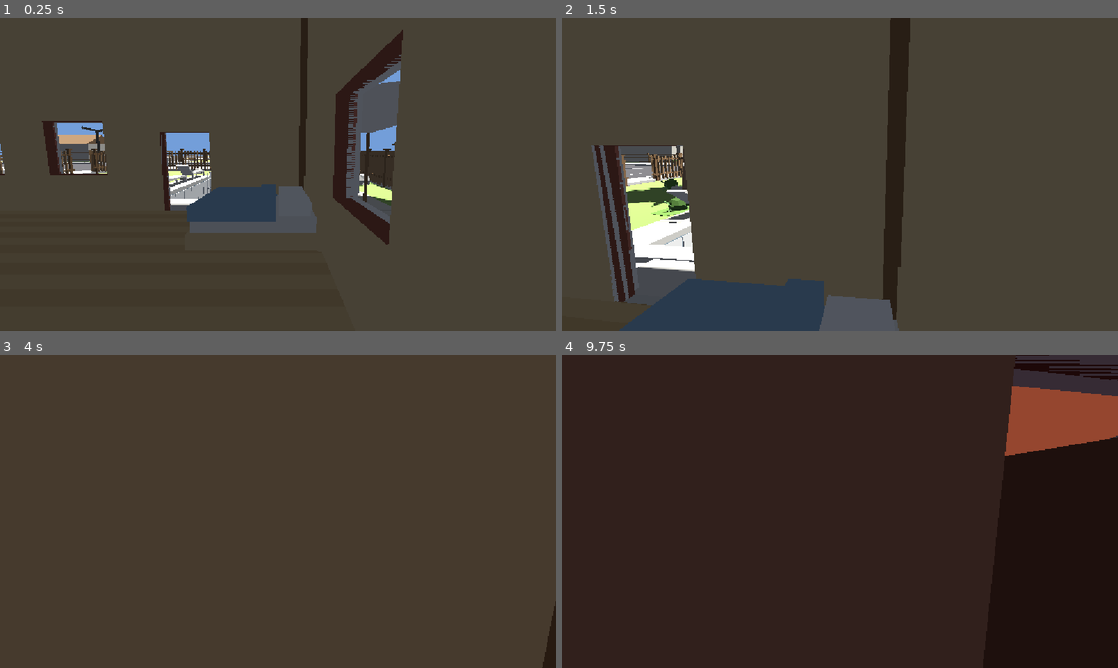
Above: before the commit, frames 1-4 (two rows, left to right).
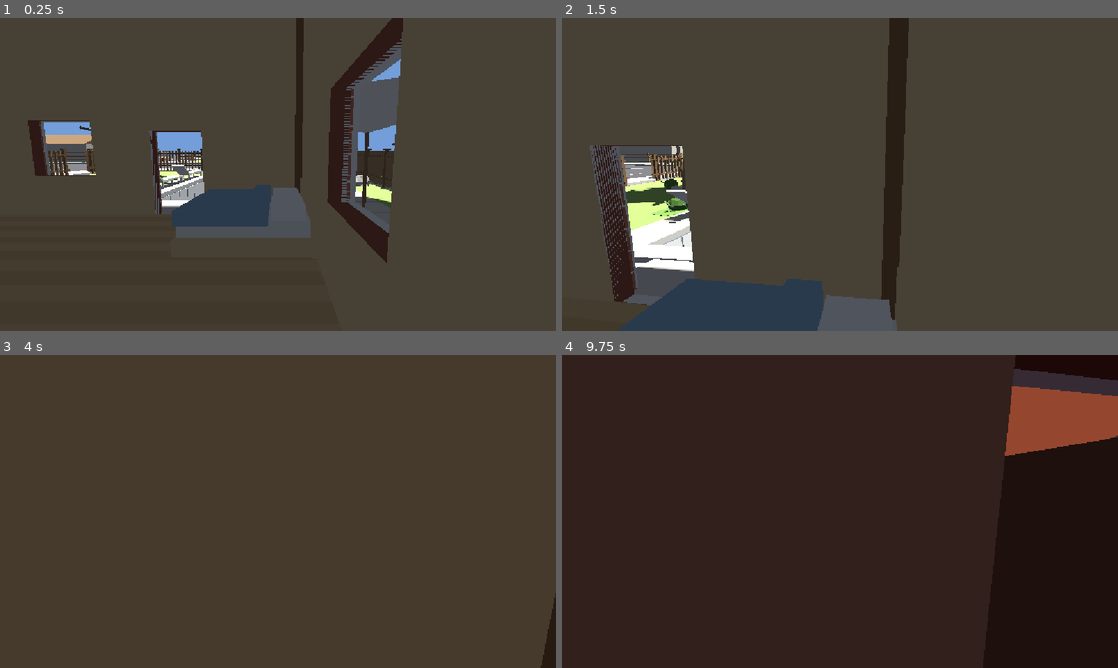
Above: after the commit, the same moments.

Repository: mife-user/drop
Game: Godot game, scene res://scenes/main.tscn
The game is run twice, just before and just after one commit, with the same random seed, the same clock (stepped at 60 frames per second) and the same inputs.
Inputs (mouse positions are in pixels of both pictures, inside the frame that each line leads up to):
- Up to frame 1 (0.25 s): no input
- Up to frame 2 (1.5 s): tap Enter at 0.5 s; move the mouse to (867, 174) at 0.52 s; hold W (move_forward) from 0.53 s (still down); click (867, 174) at 0.6 s; tap Space (jump) at 0.77 s; move the mouse to (812, 174) at 1.27 s; tap M at 1.35 s
- Up to frame 3 (4 s): keep holding W (move_forward); tap Space (jump) at 1.52, 2.75, 3.02, 3.77 s; move the mouse to (289, 505) at 2.02 s; click (289, 505) at 2.1 s; move the mouse to (272, 517) at 2.77 s; tap M at 2.85 s; click (272, 517) at 2.92 s; tap Enter at 3.5 s; move the mouse to (316, 514) at 3.52 s; click (316, 514) at 3.6 s
- Up to frame 4 (9.75 s): move the mouse to (795, 508) at 4.27 s; tap M every 1.5 s from 4.35 to 8.85 s; tap Space (jump) at 4.52, 5, 6.02, 6.77, 7.52, 8, 9.02 s; move the mouse to (845, 511) at 5.02 s; click (845, 511) at 5.1 s; tap Enter at 5.75 s; move the mouse to (817, 505) at 5.77 s; release W (move_forward) at 5.78 s; hold D (move_right) 5.78-6.53 s; move the mouse to (867, 511) at 6.52 s; hold W (move_forward) 6.53-8.78 s; click (867, 511) at 6.6 s; move the mouse to (812, 511) at 7.27 s; click (812, 511) at 7.42 s; move the mouse to (851, 505) at 8.02 s; click (851, 505) at 8.1 s; move the mouse to (834, 517) at 8.77 s; hold A (move_left) 8.78-9.53 s; move the mouse to (878, 514) at 9.52 s; hold W (move_forward) from 9.53 s (still down); click (878, 514) at 9.6 s

The runs differ from the first frame. In frame 1, 7.8% of the frame differs, in the area x 0-73%, y 0-79%; in frame 2, 2.0%; in frame 3, less than 0.1%; in frame 4, 0.6%.

Commit message:
feat:修复水区逻辑
将原本更改CollisionShape3D不变改为可变

Diff:
--- a/scenes/main.tscn
+++ b/scenes/main.tscn
@@ -57,6 +57,7 @@
 ignore_body = NodePath("../主人公")
 
 [node name="场景" parent="." unique_id=800403422 instance=ExtResource("2_0wfyh")]
+transform = Transform3D(1, 0, 0, 0, 1, 0, 0, 0, 1, 0.11413288, -0.008602142, -0.19628358)
 
 [node name="路灯总" type="Node3D" parent="场景" unique_id=584416347]
 
@@ -84,8 +85,8 @@
 shape = SubResource("BoxShape3D_pool_exclusion")
 debug_color = Color(0.7390799, 4.813075e-08, 0.36650893, 0.41960785)
 
-[node name="吸水区" parent="场景" unique_id=880080188 instance=ExtResource("17_sink")]
-transform = Transform3D(1, 0, 0, 0, 1, 0, 0, 0, 1, -2.8686645, -0.32407093, 2.488775)
+[node name="吸水区" parent="场景/PoolExclusion" unique_id=880080188 instance=ExtResource("17_sink")]
+transform = Transform3D(1, 0, 0, 0, 1, 0, 0, 0, 1, 0.1313355, -0.32407093, -0.011224985)
 capacity = 9.7811
 
 [node name="草堆" type="Node3D" parent="场景" unique_id=1872029055]
@@ -191,6 +192,9 @@
 omni_range = 0.658
 omni_attenuation = 2.985
 
+[node name="钟" parent="场景" unique_id=1054640637 instance=ExtResource("22_clock")]
+transform = Transform3D(-4.3711385e-08, 0, 0.99999994, 0, 1, 0, -0.99999994, 0, -4.3711385e-08, -4.7215667, 3.5920897, -5.114302)
+
 [node name="奶神" type="Node3D" parent="." unique_id=1045838224 node_paths=PackedStringArray("camera", "pool_exclusion")]
 script = ExtResource("9_encounter")
 camera = NodePath("../主人公/Camera3D")
@@ -206,9 +210,6 @@
 shadow_enabled = true
 script = ExtResource("4_jyhfs")
 angular_speed = 11.6129
-
-[node name="钟" parent="." unique_id=1054640637 instance=ExtResource("22_clock")]
-transform = Transform3D(-4.3711385e-08, 0, 0.99999994, 0, 1, 0, -0.99999994, 0, -4.3711385e-08, -4.7215667, 3.5920897, -5.114302)
 
 [node name="主人公" type="CharacterBody3D" parent="." unique_id=1733731217 node_paths=PackedStringArray("camera")]
 transform = Transform3D(1, 0, 0, 0, 1, 0, 0, 0, 1, -4.079946, 0.28364658, -7.120233)
@@ -240,7 +241,7 @@
 field = NodePath("../../水块容器")
 muzzle = NodePath("../人物/水枪/Muzzle")
 camera = NodePath("../Camera3D")
-blob_size = 1.24
+blob_size = 0.9700000000000001
 
 [node name="WorldEnvironment" type="WorldEnvironment" parent="." unique_id=1024865155 node_paths=PackedStringArray("sun")]
 environment = SubResource("Environment_0wfyh")
--- a/scenes/吸水区.tscn
+++ b/scenes/吸水区.tscn
@@ -16,7 +16,7 @@
 [sub_resource type="StandardMaterial3D" id="StandardMaterial3D_s55e4"]
 transparency = 1
 depth_draw_mode = 1
-albedo_color = Color(0.05882353, 0.3137255, 0.49019608, 0.39215687)
+albedo_color = Color(0.05882353, 0.3137255, 0.49019608, 0.5882353)
 roughness = 0.0
 normal_enabled = true
 normal_texture = SubResource("NoiseTexture2D_wx2l2")
--- a/scripts/吸水区.gd
+++ b/scripts/吸水区.gd
@@ -12,7 +12,9 @@
 ## 水面高度按「本节点的局部坐标」算，所以整块吸水区（连同碰撞盒）拖到哪儿，水位都跟着走。
 ##
 ## **水面的位置和大小全部由碰撞盒和水量算出来**（见 _resize_surface / _update_surface）：
-## 水平方向 = 碰撞盒的 X/Z，水体盒的高度 = 水位。网格自身多大都无所谓，会被缩放到正好贴合。
+## 水平方向 = 碰撞盒的尺寸（含 CollisionShape3D 节点自己的缩放），水体盒的高度 = 水位。
+## 网格自身多大都无所谓，会被缩放到正好贴合 —— 水池那种方容器用方网格，
+## 木碗那种圆容器用圆柱网格，只是换网格 + 把 surface_fit 改成 ROUND 的事。
 ## 所以「水面」节点在编辑器里的 transform 只是「满水长什么样」的预览，运行时会被覆盖 ——
 ## 要让水铺得更开或收窄，去改 CollisionShape3D，改水面节点本身没用。
 
@@ -43,6 +45,12 @@
 	VOLUME,  ## 一个水体盒：底面钉在池底、顶面跟着水位长，水少时是薄薄一层、水多才涨高
 }
 @export var surface_kind: SurfaceKind = SurfaceKind.PLANE
+## 水面俯视轮廓的形状。容器是方的（水池）用 BOX，是圆的（碗、盆）用 ROUND。
+enum SurfaceFit {
+	BOX,    ## 方形：水面的 X/Z 分别适配碰撞盒的 X/Z，正好铺满
+	ROUND,  ## 圆形：X/Z 用同一个系数、按碰撞盒的内切圆铺，这样圆才不会被压成椭圆
+}
+@export var surface_fit: SurfaceFit = SurfaceFit.BOX
 
 ## 当前水量（立方米），和 capacity 同单位。
 var amount: float = 0.0
@@ -94,6 +102,21 @@
 	return null
 
 
+## 碰撞盒在「本节点坐标系」里的实际大小 —— 也就是水面该铺多大。
+##
+## 关键是**乘上 CollisionShape3D 节点自己的缩放**：物理引擎算碰撞时就是这么算的，
+## 而 shape.size 只是盒子资源自己的尺寸，不含这一层。
+## 把碰撞盒节点缩小来适配小容器（木碗、花盆）时，漏掉它水面就会整整大出 1/缩放 倍 ——
+## 缩到 0.13 就是大 7.7 倍，几米宽的水面糊在小碗上。
+func _box_size() -> Vector3:
+	if _box == null or not is_instance_valid(shape_node):
+		return Vector3.ONE
+	return Vector3(
+			_box.size.x * absf(shape_node.scale.x),
+			_box.size.y * absf(shape_node.scale.y),
+			_box.size.z * absf(shape_node.scale.z))
+
+
 ## 水面网格的水平位置和大小跟随碰撞盒；改碰撞盒尺寸，水面自动跟着变。
 ## 网格自身多大都行：这里按「想要的米数 ÷ 网格原始尺寸」算出 scale。
 func _resize_surface() -> void:
@@ -101,11 +124,17 @@
 		return
 	surface.position.x = shape_node.position.x
 	surface.position.z = shape_node.position.z
-	# 水平方向直接照搬碰撞盒的尺寸：碰撞盒多大，水面就多大。
+	var box: Vector3 = _box_size()
 	# 除以网格自身的尺寸，是为了「网格本来多大都行」—— 1×1 的平面、6 米的盒子、
-	# 以后换成水的 glb，都会被缩放到正好铺满碰撞盒的 X/Z。
+	# 碗用的圆柱，都会被缩放到正好贴合。
 	# scale.y 归 _update_surface 管（水体盒的高度），这里别动。
-	surface.scale = Vector3(_box.size.x / _mesh_size.x, surface.scale.y, _box.size.z / _mesh_size.z)
+	if surface_fit == SurfaceFit.ROUND:
+		# 圆形：X/Z 必须用同一个系数，分别适配的话圆会被压成椭圆。
+		# 直径取碰撞盒 X/Z 里小的那个 —— 内切圆，水面永远不超出判定范围。
+		var diameter: float = minf(box.x, box.z)
+		surface.scale = Vector3(diameter / _mesh_size.x, surface.scale.y, diameter / _mesh_size.z)
+	else:
+		surface.scale = Vector3(box.x / _mesh_size.x, surface.scale.y, box.z / _mesh_size.z)
 
 
 ## 按水量比例把水面从池底推到池口；一滴水都没有时整个隐藏。
@@ -120,8 +149,9 @@
 	var bottom: float = bottom_y
 	var top: float = top_y
 	if auto_fit_shape and is_instance_valid(shape_node) and _box != null:
-		bottom = shape_node.position.y - _box.size.y * 0.5
-		top = shape_node.position.y + _box.size.y * 0.5
+		var box: Vector3 = _box_size()
+		bottom = shape_node.position.y - box.y * 0.5
+		top = shape_node.position.y + box.y * 0.5
 	var level: float = lerpf(bottom, top, ratio)
 	# 网格原点不一定落在包围盒中心（BoxMesh / PlaneMesh 默认在，换成 glb 就可能不在），贴池底时要减掉
 	var center_y: float = _mesh_center.y * surface.scale.y
Not shown, added: resources/绿钞玩偶.png.import
